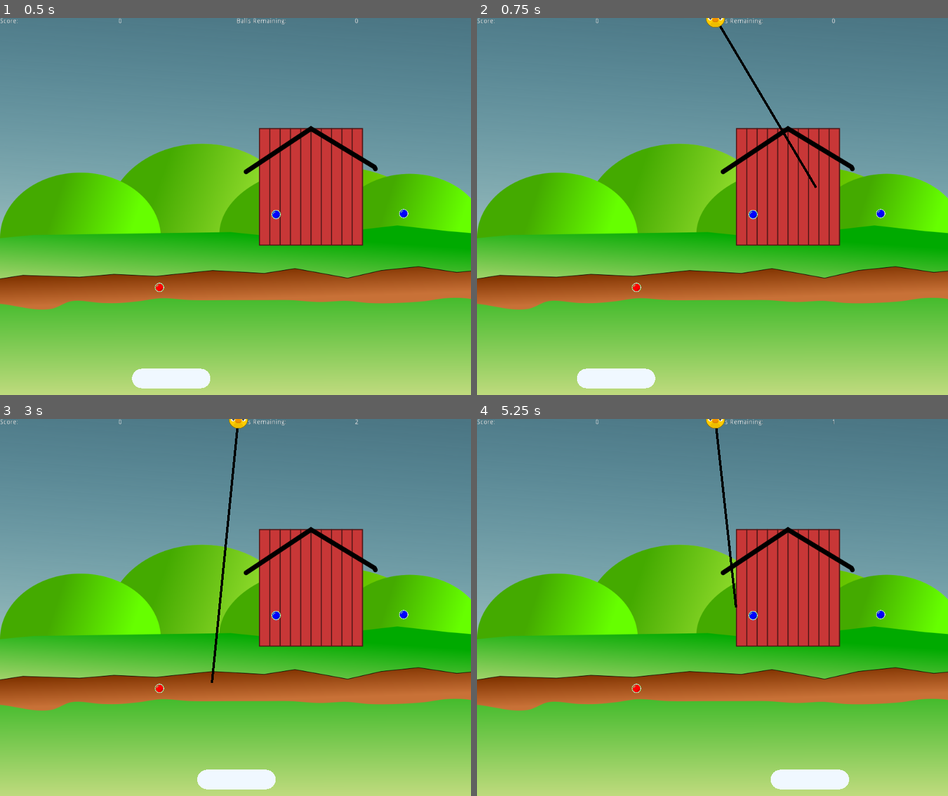
Above: before the commit, frames 1-4 (two rows, left to right).
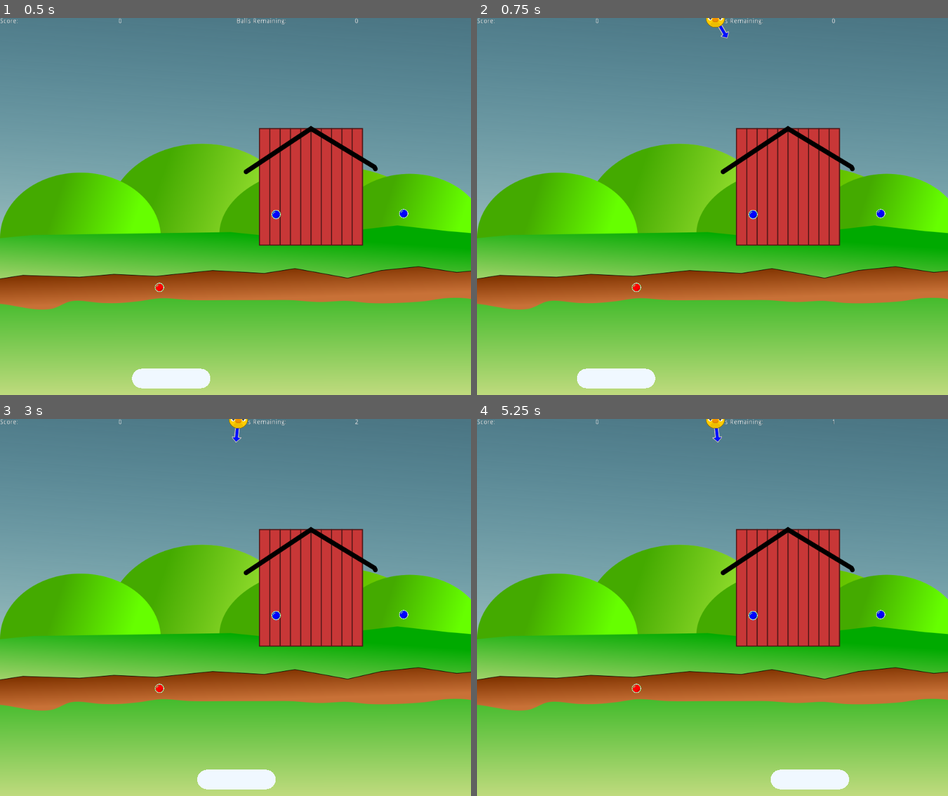
Above: after the commit, the same moments.

Repository: doctor-g/GGJ21
Game: Godot game, scene res://src/Level.tscn
The game is run twice, just before and just after one commit, with the same random seed, the same clock (stepped at 60 frames per second) and the same inputs.
Inputs (mouse positions are in pixels of both pictures, inside the frame that each line leads up to):
- Up to frame 1 (0.5 s): no input
- Up to frame 2 (0.75 s): move the mouse to (816, 187) at 0.52 s; click (816, 187) at 0.67 s
- Up to frame 3 (3 s): move the mouse to (141, 626) at 1.27 s; click (141, 626) at 1.42 s; move the mouse to (282, 524) at 2.02 s; click (282, 524) at 2.17 s; move the mouse to (211, 682) at 2.77 s; click (211, 682) at 2.92 s
- Up to frame 4 (5.25 s): move the mouse to (853, 664) at 3.52 s; click (853, 664) at 3.67 s; move the mouse to (571, 550) at 4.27 s; click (571, 550) at 4.42 s; move the mouse to (736, 607) at 5.02 s; click (736, 607) at 5.17 s

Frame 1 is identical in both runs. In frame 2, 0.3% of the frame differs, in the area x 51-73%, y 1-46%; in frame 3, 0.4%, in the area x 44-52%, y 2-70%; in frame 4, 0.3%.

Commit message:
Add arrow instead of black line

Diff:
--- a/project/src/Shooter.gd
+++ b/project/src/Shooter.gd
@@ -35,16 +35,14 @@
 
 func _process(_delta):
 	if _state == _State.AIMING:
+		$Sprite.show()
 		_mouse_pos = get_viewport().get_mouse_position()
-		update()
-
-func _draw():
-	if _state == _State.AIMING:
-		draw_line(Vector2.ZERO, _mouse_pos - get_global_transform().get_origin(), Color.black, 5)
+		rotation = (get_global_transform().origin-_mouse_pos).angle()
+	else:
+		$Sprite.hide()
 
 
 func _shoot_ball():
-	update() # Force redraw to eliminate drawn line
 	_ball.mode = RigidBody2D.MODE_RIGID
 	var angle = (_mouse_pos - get_global_transform().get_origin()).angle()
 	var impulse_vector := Vector2(_initial_impulse, 0).rotated(angle)
--- a/project/src/Shooter.tscn
+++ b/project/src/Shooter.tscn
@@ -1,6 +1,13 @@
-[gd_scene load_steps=2 format=2]
+[gd_scene load_steps=3 format=2]
 
 [ext_resource path="res://src/Shooter.gd" type="Script" id=1]
+[ext_resource path="res://assets/Arrow.png" type="Texture" id=2]
 
 [node name="Shooter" type="Node2D"]
 script = ExtResource( 1 )
+
+[node name="Sprite" type="Sprite" parent="."]
+rotation = 1.5708
+texture = ExtResource( 2 )
+centered = false
+offset = Vector2( -10, 0 )
Binary file added: project/assets/Arrow.png
Not shown, added: project/assets/Arrow.png.import
Not shown, added: raw_assets/art/Arrow.piskel
